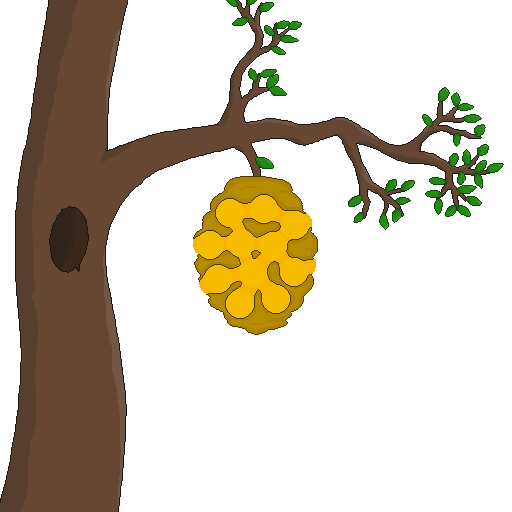
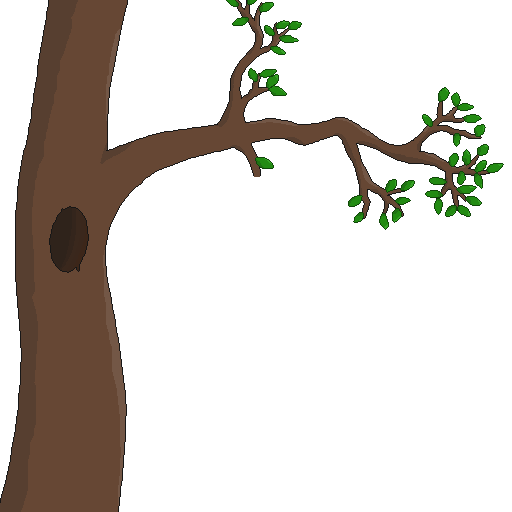
Comparing the layer stacks of the two 512 x 512 images. Changes:
hid "Layer 7" over box(193, 176, 318, 335)
